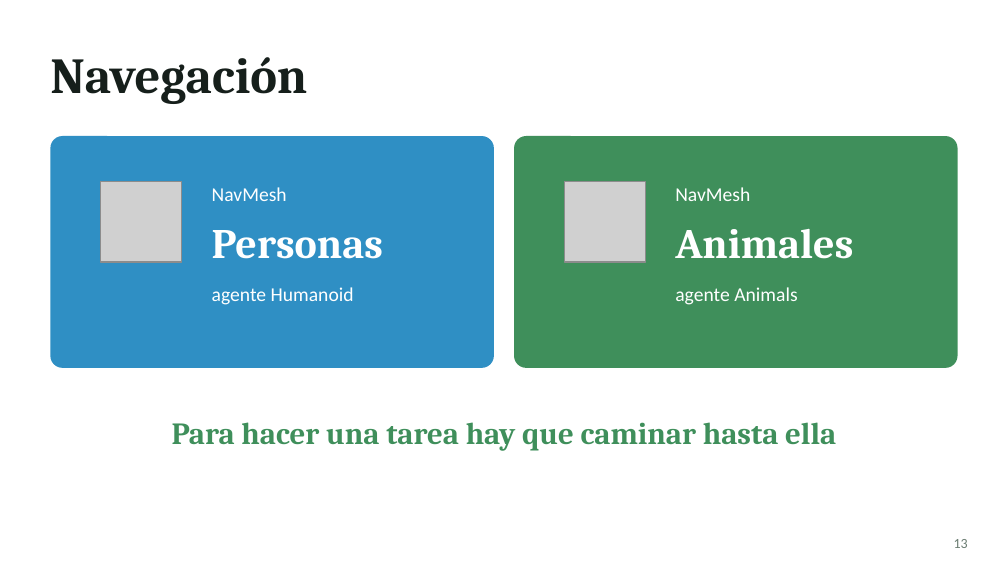
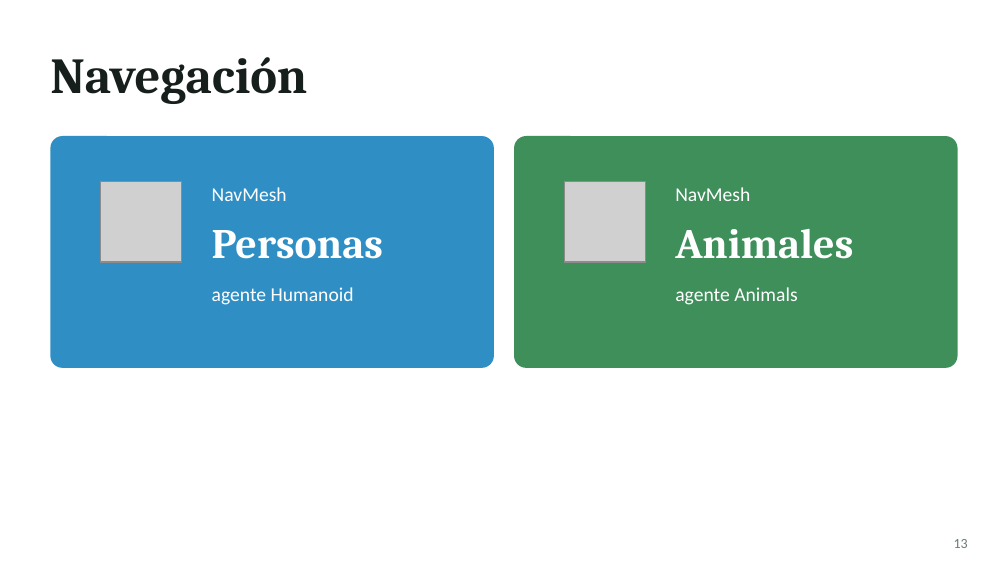
Before and after one commit to JorgeCarrascoF/SmartFarm, a slide deck: slide 13 of docs/Smart Farm - Presentación.pptx. Drawn at 1008x567 pixels with LibreOffice and Linux fonts; fonts in the diff are those of the drawing; grey boxes stand for pictures. Boxes give left, top, right and bottom in pixels: in the first picture for what was removed or moved away, otherwise in the second. Text is boxed around its words. In the diff, an @@ line names an element or a change of style, - is before the commit and + after.

```diff
--- a/docs/Smart Farm - Presentación.pptx
+++ b/docs/Smart Farm - Presentación.pptx
@@ text removed at (172,422,836,451) @@
-Para hacer una tarea hay que caminar hasta ella
```
Also in this commit, not shown: 7 other slides changed, 2 other files.
